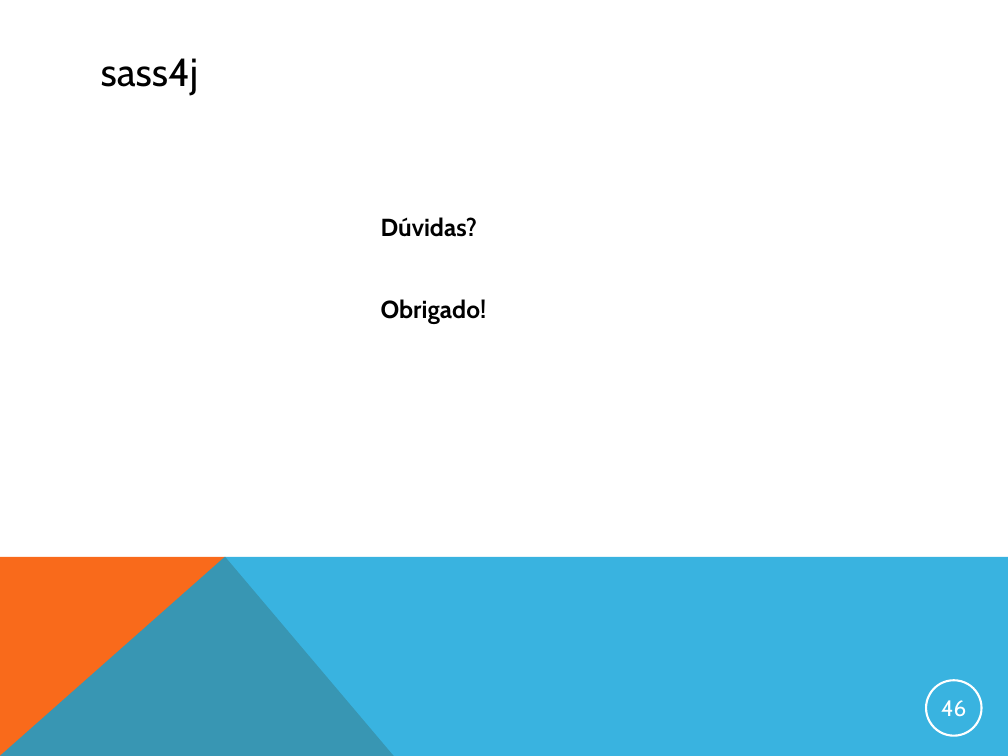
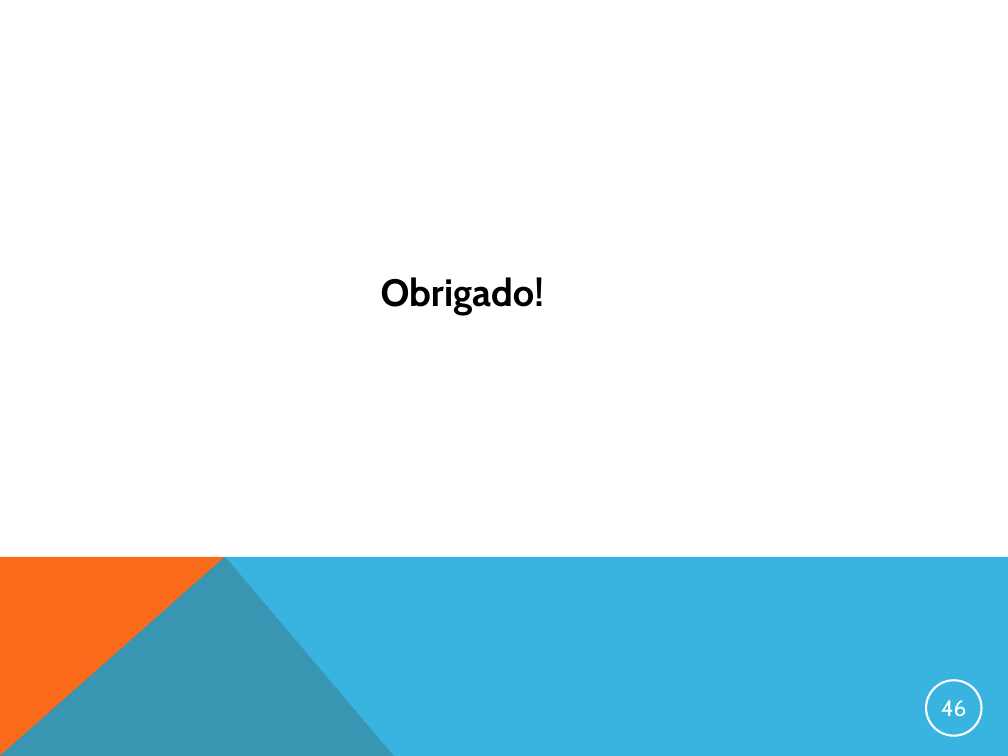
Before and after one commit to gcmorgado/sass4j, a slide deck: slide 46 of DOCUMENTACAO/apresentacao_final.ppt. Drawn at 1008x756 pixels with LibreOffice and Linux fonts; fonts in the diff are those of the drawing. Boxes give left, top, right and bottom in pixels: in the first picture for what was removed or moved away, otherwise in the second. Text is boxed around its words. In the diff, an @@ line names an element or a change of style, - is before the commit and + after.

Commit message:
PPT FINAL

```diff
--- a/DOCUMENTACAO/apresentacao_final.ppt
+++ b/DOCUMENTACAO/apresentacao_final.ppt
@@ title removed at (x1=101, y1=58, x2=199, y2=95) @@
-sass4j
@@ text "Obrigado!" at (x1=381, y1=277, x2=544, y2=315): size 17.6 to 27.2 pt @@
@@ text at (x1=381, y1=217, x2=477, y2=237): paragraph removed @@
-Dúvidas?
```
Also in this commit, not shown: 1 other slide changed, 1 other file.
